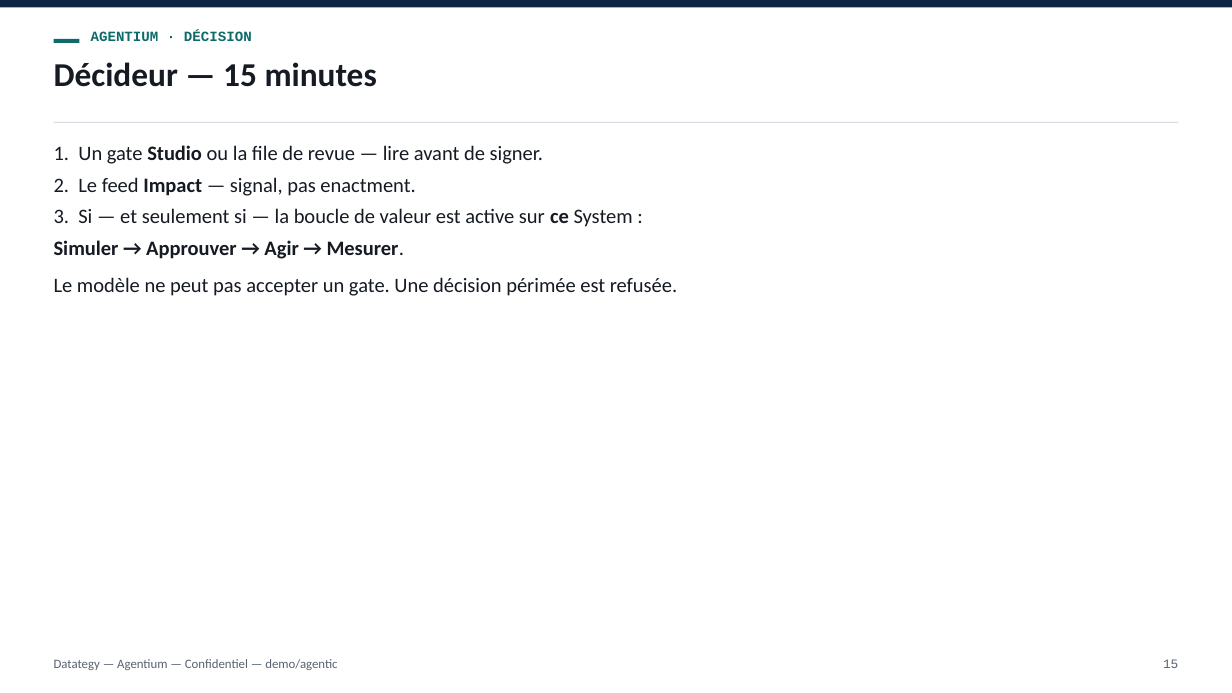
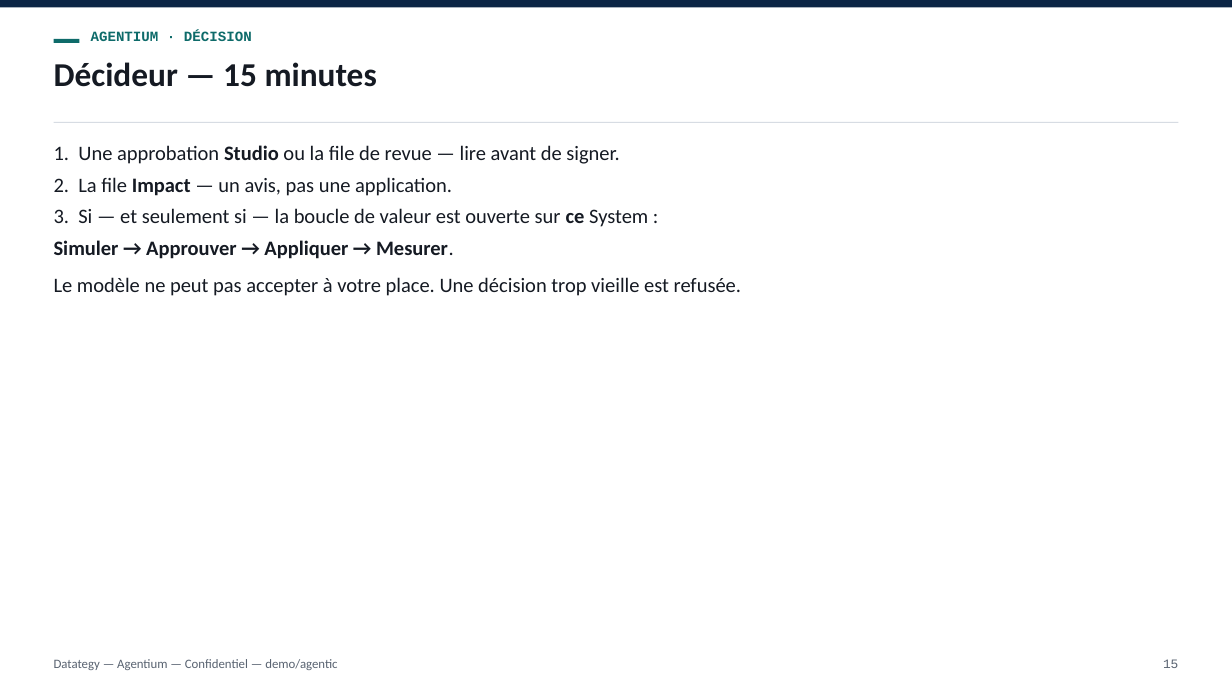
Before and after one commit to tishacian/hyusai, a slide deck: slide 15 of docs/deck-agentium-decision-adoption.fr.pptx. Drawn at 1232x693 pixels with LibreOffice and Linux fonts; fonts in the diff are those of the drawing. Boxes give left, top, right and bottom in pixels: in the first picture for what was removed or moved away, otherwise in the second. Text is boxed around its words. In the diff, an @@ line names an element or a change of style, - is before the commit and + after.

```diff
--- a/docs/deck-agentium-decision-adoption.fr.pptx
+++ b/docs/deck-agentium-decision-adoption.fr.pptx
@@ text at box(54, 145, 619, 164): text changed @@
-1. Un gate Studio ou la file de revue — lire avant de signer.
+1. Une approbation Studio ou la file de revue — lire avant de signer.
@@ text at box(54, 177, 452, 196): text changed @@
-2. Le feed Impact — signal, pas enactment.
+2. La file Impact — un avis, pas une application.
@@ text at box(54, 208, 648, 227): text changed @@
-3. Si — et seulement si — la boucle de valeur est active sur ce System :
+3. Si — et seulement si — la boucle de valeur est ouverte sur ce System :
@@ text at box(54, 240, 454, 259): text changed @@
-Simuler → Approuver → Agir → Mesurer.
+Simuler → Approuver → Appliquer → Mesurer.
@@ text at box(54, 277, 741, 296): text changed @@
-Le modèle ne peut pas accepter un gate. Une décision périmée est refusée.
+Le modèle ne peut pas accepter à votre place. Une décision trop vieille est refusée.
```
Also in this commit, not shown: 12 other slides changed, 16 other files.
